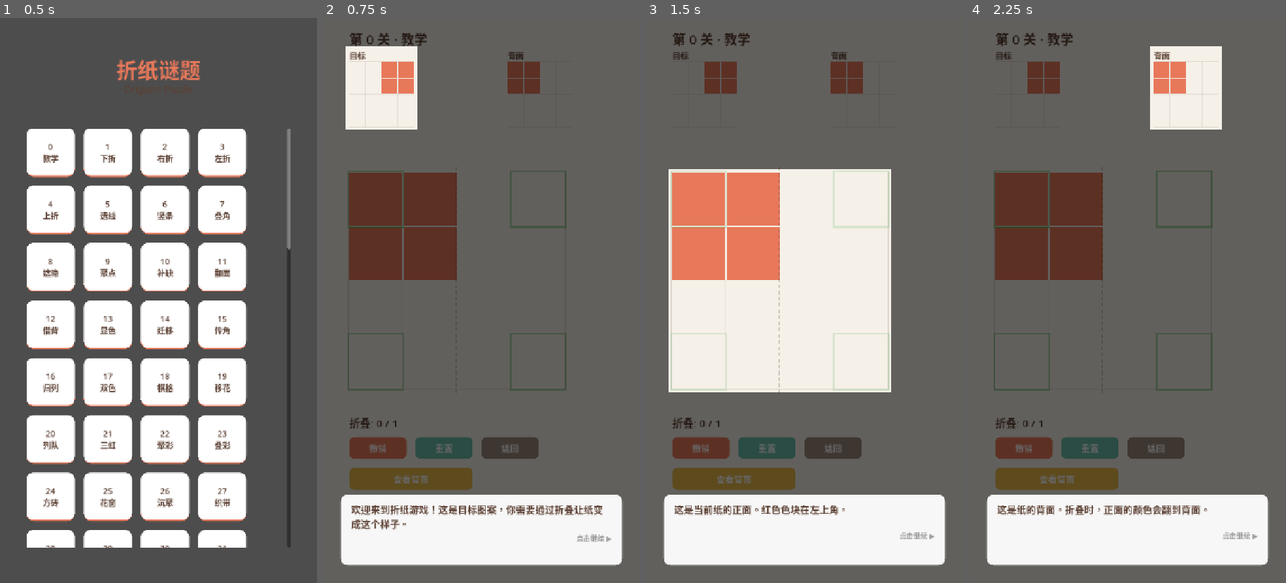
Above: before the commit, frames 1-4 (left to right).
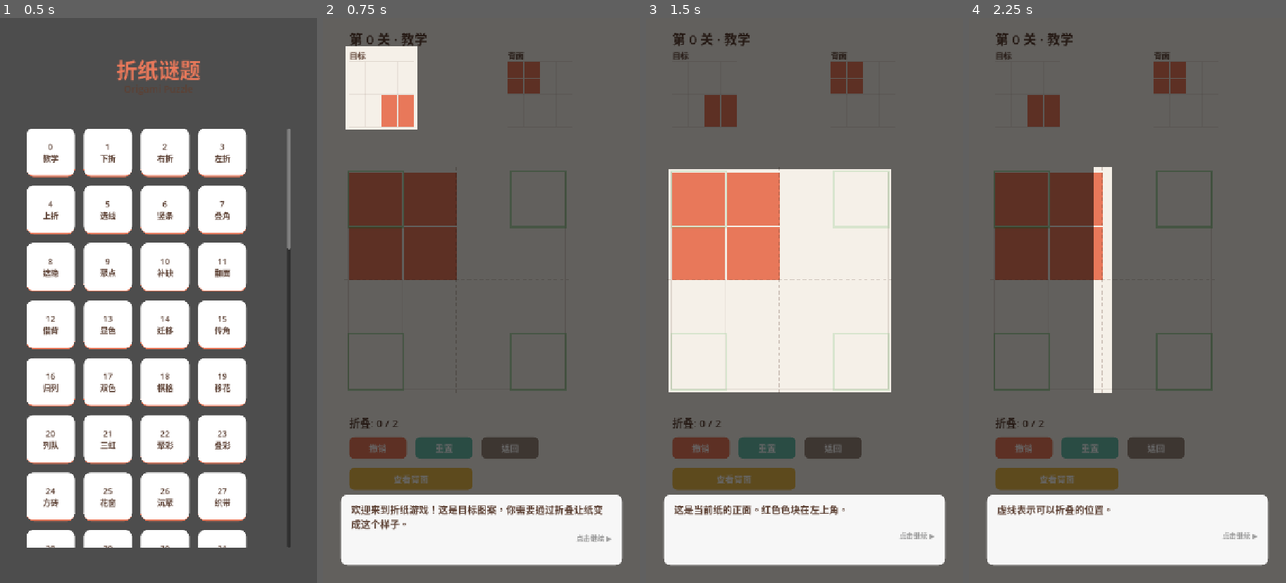
Above: after the commit, the same moments.

Repository: oscarrr112/origami-puzzle
Game: Godot game, scene res://scenes/main.tscn
The game is run twice, just before and just after one commit, with the same random seed, the same clock (stepped at 60 frames per second) and the same inputs.
Inputs:
- Up to frame 1 (0.5 s): no input
- Up to frame 2 (0.75 s): click "0 教学" at 0.5 s
- Up to frame 3 (1.5 s): click "撤销" at 1.25 s
- Up to frame 4 (2.25 s): click "重置" at 2 s

Frame 1 is identical in both runs. In frame 2, 1.1% of the frame differs, in the area x 18-29%, y 7-73%; in frame 3, 1.1%; in frame 4, 7.6%, in the area x 8-80%, y 5-88%.

Commit message:
feat: update tutorial to teach both click and drag fold
- Level 0 now requires 2 folds (v@2 then h@2)
- Target changed to bottom-right to require both folds
- Tutorial guides click-to-fold first, then drag-to-fold
- Add allow_input option to WAIT_ACTION tutorial steps
  so drag gestures pass through during drag tutorial

Co-Authored-By: Claude Opus 4.6 (1M context) <noreply@anthropic.com>

Diff:
--- a/data/levels.json
+++ b/data/levels.json
@@ -4,11 +4,11 @@
       "id": 0,
       "name": "教学",
       "size": 4,
-      "max_folds": 1,
+      "max_folds": 2,
       "front": [[1,1,0,0],[1,1,0,0],[0,0,0,0],[0,0,0,0]],
       "back": [[1,1,0,0],[1,1,0,0],[0,0,0,0],[0,0,0,0]],
-      "target": [[0,0,1,1],[0,0,1,1],[0,0,0,0],[0,0,0,0]],
-      "folds": [{"type":"v","pos":2}]
+      "target": [[0,0,0,0],[0,0,0,0],[0,0,1,1],[0,0,1,1]],
+      "folds": [{"type":"v","pos":2},{"type":"h","pos":2}]
     },
     {
       "id": 1,
--- a/scripts/game.gd
+++ b/scripts/game.gd
@@ -1032,6 +1032,11 @@
 		_cell_pos(3, 0) - Vector2(6, 6),
 		Vector2(CELL_SIZE + 12, CELL_SIZE + 12)
 	)
+	# Drag tutorial: highlight area covering right-half columns (cols 2-3), full height
+	var drag_area_rect := Rect2(
+		_cell_pos(2, 0) - Vector2(8, 8),
+		Vector2(2 * (CELL_SIZE + CELL_GAP) + 8, total + 16)
+	)
 
 	var steps: Array = [
 		{
@@ -1046,22 +1051,18 @@
 		},
 		{
 			"type": "INFO",
-			"text": "这是纸的背面。折叠时，正面的颜色会翻到背面。",
-			"highlight": back_rect,
+			"text": "虚线表示可以折叠的位置。",
+			"highlight": fold_line_rect,
 		},
 		{
 			"type": "INFO",
 			"text": "你有有限的折叠次数。用完之前要完成目标！",
 			"highlight": fold_label_rect,
 		},
-		{
-			"type": "INFO",
-			"text": "虚线表示可以折叠的位置。",
-			"highlight": fold_line_rect,
-		},
+		# === 第一步：点击折叠 ===
 		{
 			"type": "WAIT_CLICK",
-			"text": "点击左上角绿色闪烁的位置来开始折叠。",
+			"text": "先学点击折叠。点击左上角绿色闪烁的位置开始。",
 			"highlight": corner_rect,
 		},
 		{
@@ -1079,9 +1080,26 @@
 			"text": "",
 			"highlight": grid_rect,
 		},
+		# === 第二步：拖拽折叠 ===
 		{
 			"type": "INFO",
-			"text": "太棒了！你完成了第一次折叠！现在纸的正面已经和目标一样了。",
+			"text": "很好！现在来学习拖拽折叠。你可以从任意格子拖到折叠线对面的格子来折叠。",
+			"highlight": grid_rect,
+		},
+		{
+			"type": "WAIT_ACTION",
+			"text": "试试看！从上方的红色格子向下拖到对应的空格子。",
+			"highlight": drag_area_rect,
+			"allow_input": true,
+		},
+		{
+			"type": "WAIT_ACTION",
+			"text": "",
+			"highlight": grid_rect,
+		},
+		{
+			"type": "INFO",
+			"text": "太棒了！你学会了两种折叠方式：点击和拖拽，都可以完成折叠。",
 			"highlight": grid_rect,
 		},
 	]
--- a/scripts/tutorial_overlay.gd
+++ b/scripts/tutorial_overlay.gd
@@ -155,7 +155,9 @@
 	if not visible:
 		return
 	if _waiting_for_action:
-		get_viewport().set_input_as_handled()
+		var step: Dictionary = _steps[_current_step]
+		if not step.get("allow_input", false):
+			get_viewport().set_input_as_handled()
 		return
 
 	if event is InputEventMouseButton:
